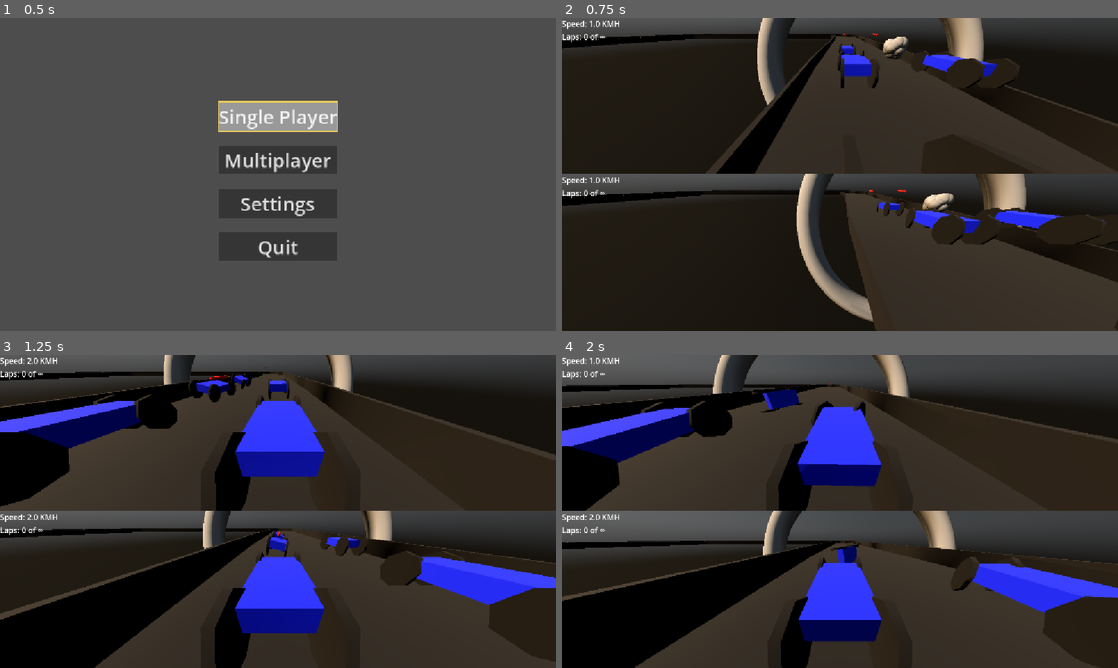
Above: before the commit, frames 1-4 (two rows, left to right).
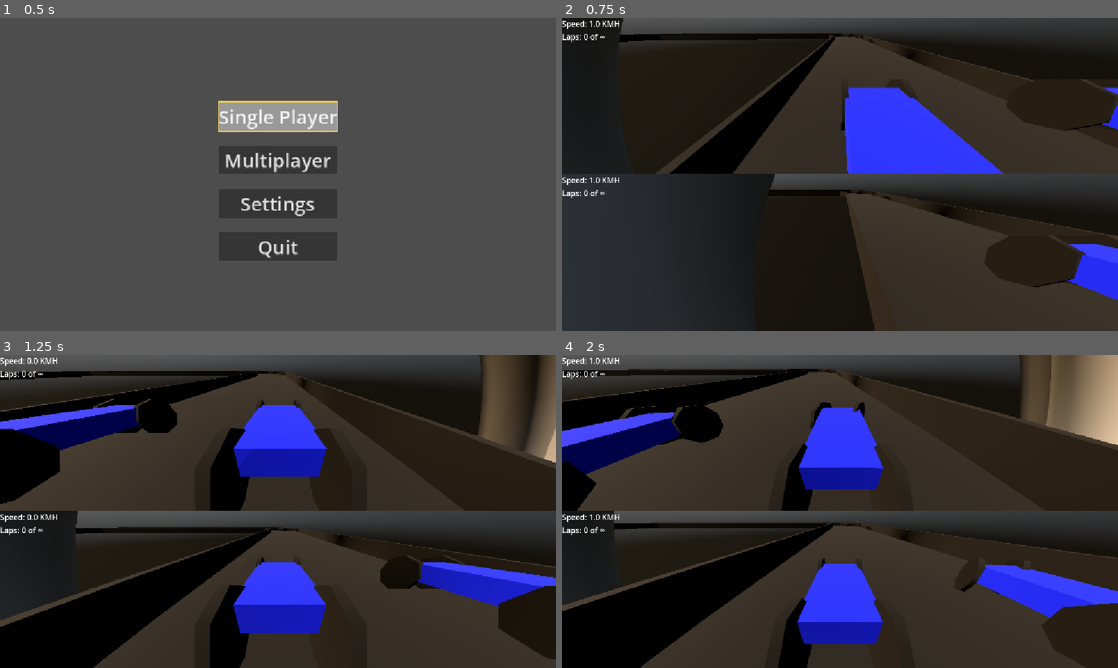
Above: after the commit, the same moments.

Repository: DwoaC/RickNRollRacing
Game: Godot game, scene res://gui/main.tscn
The game is run twice, just before and just after one commit, with the same random seed, the same clock (stepped at 60 frames per second) and the same inputs. Sound files missing from this copy of the repository are replaced by a short silence.
Inputs:
- Up to frame 1 (0.5 s): no input
- Up to frame 2 (0.75 s): click "Single Player" at 0.5 s
- Up to frame 3 (1.25 s): no input
- Up to frame 4 (2 s): hold D (turn_right) from 1.28 s (still down); tap Space (fire) at 1.35 s

Frame 1 is identical in both runs. In frame 2, 29% of the frame differs, in the area x 0-100%, y 0-100%; in frame 3, 15%; in frame 4, 26%.

Commit message:
refactored world scene

Diff:
--- a/worlds/main.tscn
+++ b/worlds/main.tscn
@@ -1,9 +1,10 @@
-[gd_scene load_steps=5 format=3 uid="uid://bo136s21spad7"]
+[gd_scene load_steps=6 format=3 uid="uid://bo136s21spad7"]
 
 [ext_resource type="Script" uid="uid://wa8fcxpyoxdq" path="res://worlds/main.gd" id="1_q4nr1"]
 [ext_resource type="PackedScene" uid="uid://fvlb3imihg64" path="res://worlds/car_sub_viewport_container.tscn" id="2_t4qxf"]
-[ext_resource type="PackedScene" uid="uid://bfkasrbu3llwy" path="res://worlds/world.tscn" id="4_04cs4"]
 [ext_resource type="PackedScene" uid="uid://lesp7rhwlcij" path="res://objects/cars/player.tscn" id="5_h51hw"]
+[ext_resource type="PackedScene" uid="uid://c0gtmb7t2u3hd" path="res://objects/environments/world_environment.tscn" id="5_q4nr1"]
+[ext_resource type="Script" uid="uid://dikbr8peyej5t" path="res://worlds/world.gd" id="5_s6w6s"]
 
 [node name="Main" type="Node3D"]
 script = ExtResource("1_q4nr1")
@@ -25,12 +26,6 @@
 layout_mode = 2
 car = NodePath("../../Player2")
 
-[node name="World" parent="." node_paths=PackedStringArray("cars") instance=ExtResource("4_04cs4")]
-unique_name_in_owner = true
-track_path = "res://tracks/1.tscn"
-cars = [NodePath("../Player1"), NodePath("../Player2")]
-n_ai = 4
-
 [node name="Player1" parent="." instance=ExtResource("5_h51hw")]
 contact_monitor = false
 max_contacts_reported = 0
@@ -43,3 +38,11 @@
 input_accelerate = "accelerate_p2"
 input_brake = "brake_p2"
 input_fire = "fire_p2"
+
+[node name="WorldEnvironment" parent="." instance=ExtResource("5_q4nr1")]
+
+[node name="World" type="Node3D" parent="." node_paths=PackedStringArray("cars")]
+unique_name_in_owner = true
+script = ExtResource("5_s6w6s")
+track_path = "res://tracks/1.tscn"
+cars = [NodePath("../Player1"), NodePath("../Player2")]
--- a/worlds/world.tscn
+++ b/worlds/world.tscn
@@ -1,10 +1,7 @@
-[gd_scene load_steps=3 format=3 uid="uid://bfkasrbu3llwy"]
+[gd_scene load_steps=2 format=3 uid="uid://ccseu5545i53k"]
 
-[ext_resource type="Script" path="res://worlds/world.gd" id="1_uqvrd"]
-[ext_resource type="PackedScene" uid="uid://c0gtmb7t2u3hd" path="res://objects/environments/world_environment.tscn" id="2_xwmoq"]
+[ext_resource type="Script" uid="uid://dikbr8peyej5t" path="res://worlds/world.gd" id="1_uqvrd"]
 
 [node name="World" type="Node3D"]
 script = ExtResource("1_uqvrd")
-track_path = "res://tracks/track_2.tscn"
-
-[node name="WorldEnvironment" parent="." instance=ExtResource("2_xwmoq")]
+track_path = "res://tracks/1.tscn"
